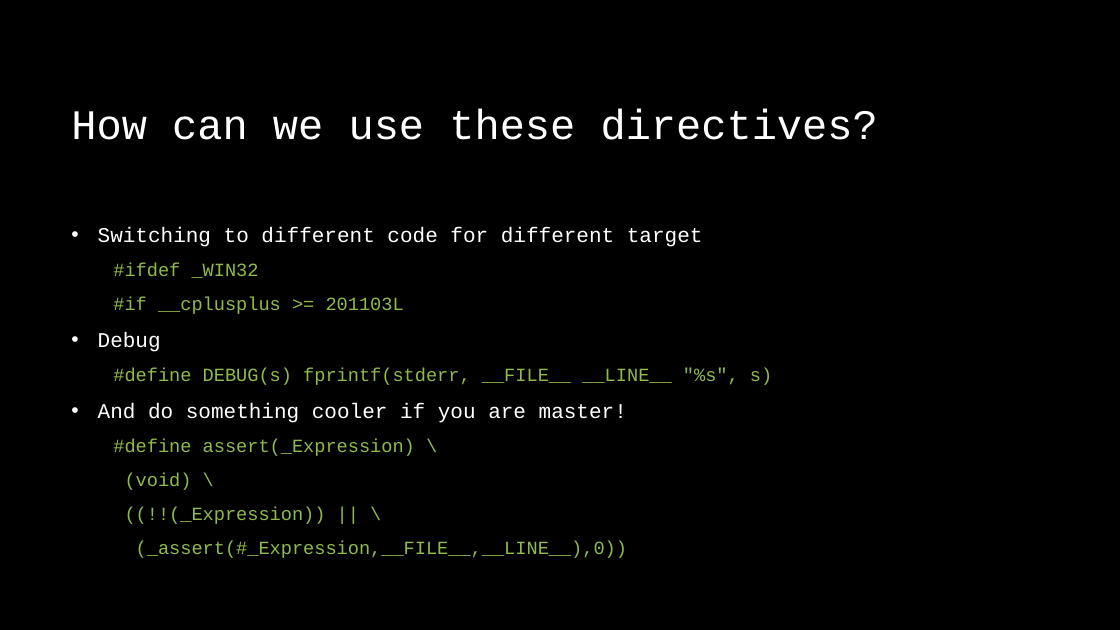
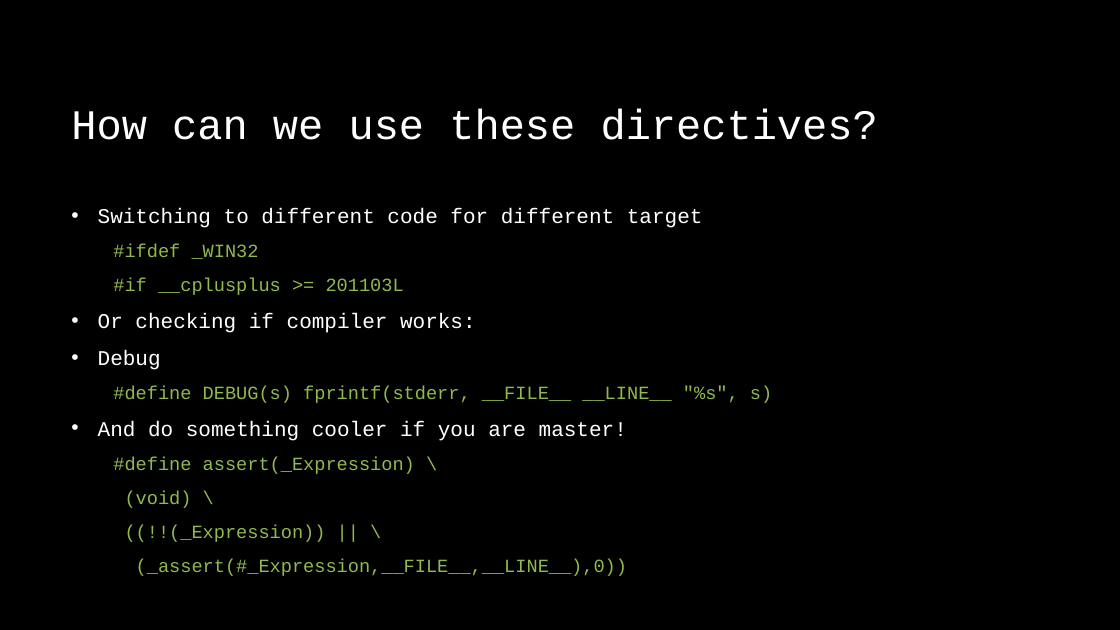
Before and after one commit to fstqwq/Call-Of-The-Forge-God, a slide deck: slide 27 of CompilerReport.pptx (slide 26 before the commit). Drawn at 1120x630 pixels with LibreOffice and Linux fonts; fonts in the diff are those of the drawing; background and template pictures are left out. Boxes give left, top, right and bottom in pixels: in the first picture for what was removed or moved away, otherwise in the second. Text is boxed around its words. In the diff, an @@ line names an element or a change of style, - is before the commit and + after.

```diff
--- a/CompilerReport.pptx
+++ b/CompilerReport.pptx
@@ text "Switching to different code for ...": place and size @@
-text "Switching to different code for ..." at <box>98,227,772,558</box>
+text "Switching to different code for ..." at <box>98,208,772,576</box>
@@ text at <box>98,313,476,333</box>: paragraph added @@
+• Or checking if compiler works:
```
Also in this commit, not shown: 2 other slides changed, 3 slides added, 1 slide removed.
